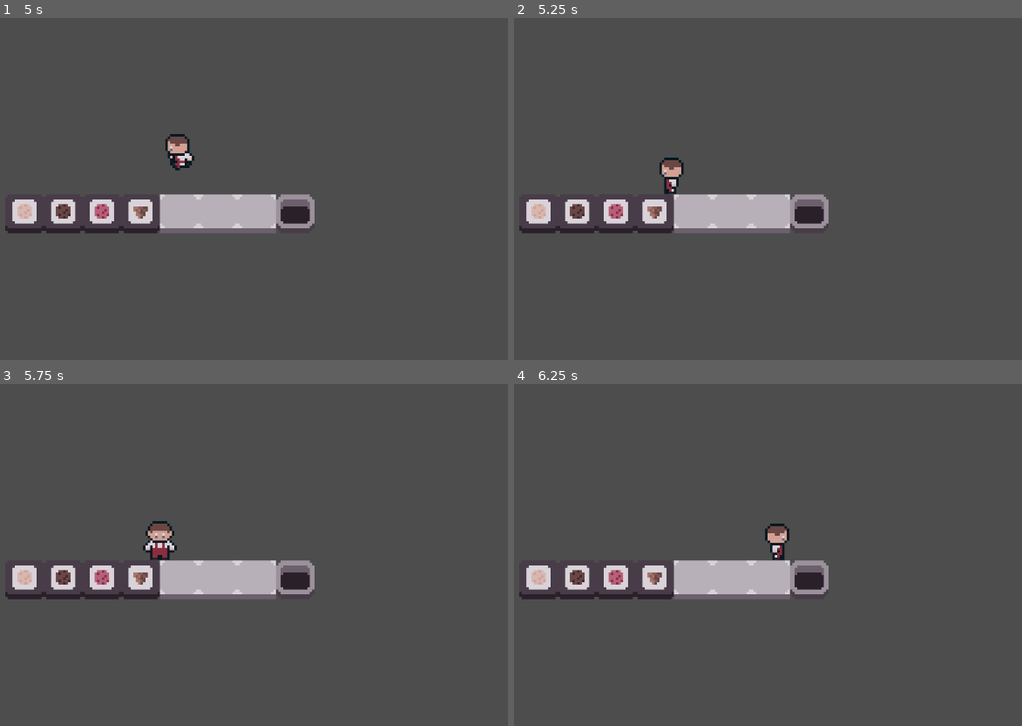
Above: before the commit, frames 1-4 (two rows, left to right).
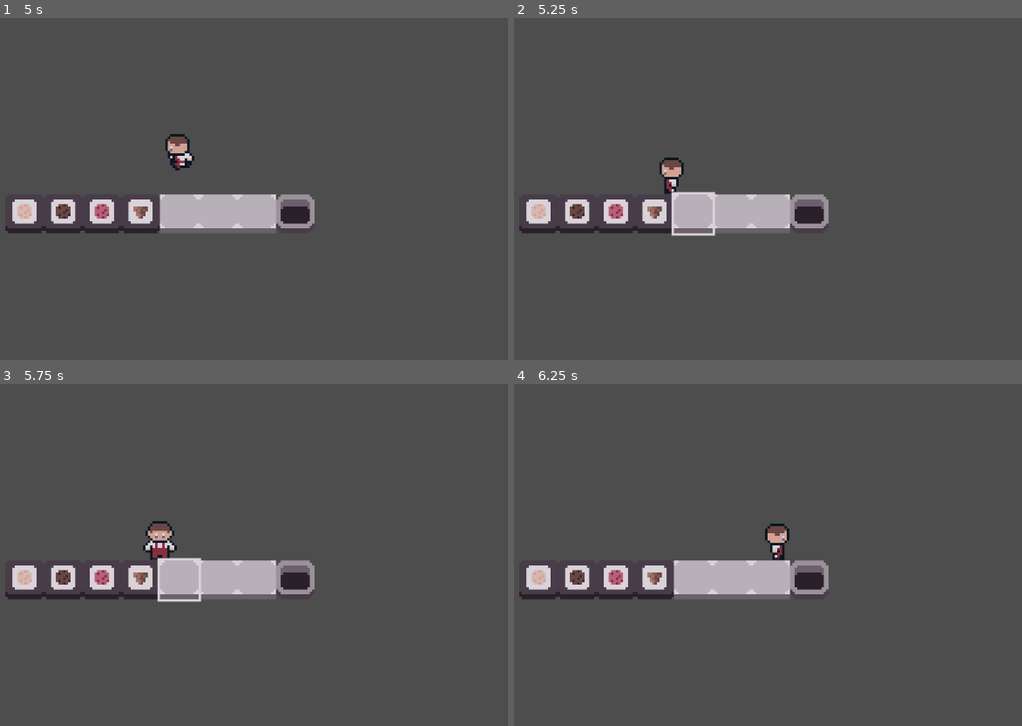
Above: after the commit, the same moments.

Repository: ToBinio/ice-truck
Game: Godot game, scene res://main.tscn
Two runs of this game, one before a commit and one after it. Both use one fixed random seed, a clock stepped at 60 frames per second and the inputs below.
Inputs:
- Up to frame 1 (5 s): tap Enter at 0.5 s; hold Right (right) 0.53-1.28 s; hold E (interact) 0.53-1.28 s; hold Down (down) 1.28-2.03 s; tap E (interact) at 1.35, 2.85, 4.35 s; hold Right (right) 2.03-2.78 s; hold E (interact) 2.03-2.78 s; hold Up (up) 2.78-3.53 s; tap Space at 3.5 s; hold E (interact) 3.53-4.28 s; hold Left (left) from 3.53 s (still down)
- Up to frame 2 (5.25 s): release Left (left) at 5.03 s; hold Down (down) from 5.03 s (still down); hold E (interact) from 5.03 s (still down)
- Up to frame 3 (5.75 s): keep holding Down (down); keep holding E (interact)
- Up to frame 4 (6.25 s): release Down (down) at 5.78 s; release E (interact) at 5.78 s; hold Right (right) from 5.78 s (still down); tap E (interact) at 5.85 s

Frame 1 is identical in both runs. In frame 2, 0.3% of the frame differs, in the area x 30-40%, y 50-64%; in frame 3, 0.3%; in frame 4, nothing differs.

Commit message:
highlight things

Diff:
--- a/Interactables/Interactable.tscn
+++ b/Interactables/Interactable.tscn
@@ -12,6 +12,7 @@
 script = ExtResource("1_nuwr0")
 
 [node name="Sprite2D" type="Sprite2D" parent="."]
+unique_name_in_owner = true
 texture = SubResource("PlaceholderTexture2D_nuwr0")
 
 [node name="CollisionShape2D" type="CollisionShape2D" parent="."]
--- a/Interactables/Spawner/Spawner.tscn
+++ b/Interactables/Spawner/Spawner.tscn
@@ -1,16 +1,31 @@
-[gd_scene load_steps=4 format=3 uid="uid://cpyehnysyejpv"]
+[gd_scene load_steps=7 format=3 uid="uid://cpyehnysyejpv"]
 
 [ext_resource type="PackedScene" uid="uid://ck4hakxpc68dk" path="res://Interactables/Interactable.tscn" id="1_7guo8"]
 [ext_resource type="Script" uid="uid://dk7x2y0fbumee" path="res://Interactables/Spawner/spawner.gd" id="2_d22e4"]
 [ext_resource type="Texture2D" uid="uid://r54l8puixg7m" path="res://Interactables/Spawner/spawner.png" id="3_7aaii"]
 
+[sub_resource type="AtlasTexture" id="AtlasTexture_7aaii"]
+atlas = ExtResource("3_7aaii")
+region = Rect2(0, 0, 18, 0)
+
+[sub_resource type="AtlasTexture" id="AtlasTexture_emw8u"]
+atlas = ExtResource("3_7aaii")
+region = Rect2(18, 0, 18, 0)
+
+[sub_resource type="AtlasTexture" id="AtlasTexture_4v330"]
+atlas = ExtResource("3_7aaii")
+region = Rect2(0, 0, 18, 0)
+
 [node name="Interactable" instance=ExtResource("1_7guo8")]
 script = ExtResource("2_d22e4")
 ingredient = null
+texture = SubResource("AtlasTexture_7aaii")
+highlight_texture = SubResource("AtlasTexture_emw8u")
 
 [node name="Sprite2D" parent="." index="0"]
-texture = ExtResource("3_7aaii")
+texture = SubResource("AtlasTexture_4v330")
 
 [node name="Ingredient" type="Sprite2D" parent="." index="2"]
 unique_name_in_owner = true
+y_sort_enabled = true
 position = Vector2(0, -1)
--- a/Interactables/Spawner/spawner.gd
+++ b/Interactables/Spawner/spawner.gd
@@ -12,3 +12,6 @@
 
 	var item = ItemResource.from_ingredient(ingredient)
 	player.item = item
+
+func can_interact(player: Player) -> bool:
+	return player.item == null;
--- a/Interactables/Table/Table.tscn
+++ b/Interactables/Table/Table.tscn
@@ -1,17 +1,27 @@
-[gd_scene load_steps=5 format=3 uid="uid://cjpqguam1rh2i"]
+[gd_scene load_steps=7 format=3 uid="uid://cjpqguam1rh2i"]
 
 [ext_resource type="Script" uid="uid://bqpiq8ajqdrhi" path="res://Interactables/Table/table.gd" id="1_0lgxk"]
 [ext_resource type="PackedScene" uid="uid://ck4hakxpc68dk" path="res://Interactables/Interactable.tscn" id="1_4461c"]
 [ext_resource type="PackedScene" uid="uid://bgem4m2tr8uk0" path="res://Items/Holdable/ItemHoldable.tscn" id="3_mx5ah"]
 [ext_resource type="Texture2D" uid="uid://ca5t015nrq6l0" path="res://Interactables/Table/table.png" id="4_yb6yu"]
 
+[sub_resource type="AtlasTexture" id="AtlasTexture_yb6yu"]
+atlas = ExtResource("4_yb6yu")
+region = Rect2(0, 0, 18, 0)
+
+[sub_resource type="AtlasTexture" id="AtlasTexture_fuq1b"]
+atlas = ExtResource("4_yb6yu")
+region = Rect2(18, 0, 18, 0)
+
 [node name="Interactable" instance=ExtResource("1_4461c")]
 script = ExtResource("1_0lgxk")
 item = null
+texture = SubResource("AtlasTexture_yb6yu")
+highlight_texture = SubResource("AtlasTexture_fuq1b")
 
 [node name="ItemHoldable" parent="." index="0" instance=ExtResource("3_mx5ah")]
 unique_name_in_owner = true
 position = Vector2(0, -1)
 
 [node name="Sprite2D" parent="." index="1"]
-texture = ExtResource("4_yb6yu")
+texture = SubResource("AtlasTexture_yb6yu")
--- a/Interactables/Table/table.gd
+++ b/Interactables/Table/table.gd
@@ -26,3 +26,12 @@
 		var combination = ItemResource.combine(item, player.item)
 		item = combination
 		player.item = null
+
+func can_interact(player: Player) -> bool:
+	if not item and not player.item:
+		return false
+
+	if item and player.item:
+		return ItemResource.can_combine(item, player.item);
+
+	return true
--- a/Interactables/Trash/Trash.tscn
+++ b/Interactables/Trash/Trash.tscn
@@ -1,11 +1,25 @@
-[gd_scene load_steps=4 format=3 uid="uid://dtjflmog6ee8h"]
+[gd_scene load_steps=7 format=3 uid="uid://dtjflmog6ee8h"]
 
 [ext_resource type="PackedScene" uid="uid://ck4hakxpc68dk" path="res://Interactables/Interactable.tscn" id="1_da31b"]
 [ext_resource type="Script" uid="uid://dounxss4hss5f" path="res://Interactables/Trash/trash.gd" id="2_gh8ng"]
 [ext_resource type="Texture2D" uid="uid://bixkwd5mv01v6" path="res://Interactables/Trash/trash.png" id="3_jxmfd"]
 
+[sub_resource type="AtlasTexture" id="AtlasTexture_jxmfd"]
+atlas = ExtResource("3_jxmfd")
+region = Rect2(0, 0, 18, 0)
+
+[sub_resource type="AtlasTexture" id="AtlasTexture_3pha2"]
+atlas = ExtResource("3_jxmfd")
+region = Rect2(18, 0, 18, 0)
+
+[sub_resource type="AtlasTexture" id="AtlasTexture_4ila1"]
+atlas = ExtResource("3_jxmfd")
+region = Rect2(0, 0, 18, 0)
+
 [node name="Interactable" instance=ExtResource("1_da31b")]
 script = ExtResource("2_gh8ng")
+texture = SubResource("AtlasTexture_jxmfd")
+highlight_texture = SubResource("AtlasTexture_3pha2")
 
 [node name="Sprite2D" parent="." index="0"]
-texture = ExtResource("3_jxmfd")
+texture = SubResource("AtlasTexture_4ila1")
--- a/Interactables/Trash/trash.gd
+++ b/Interactables/Trash/trash.gd
@@ -2,3 +2,6 @@
 
 func interact(player: Player):
 	player.item = null
+
+func can_interact(player: Player) -> bool:
+	return player.item != null;
--- a/Interactables/interactable.gd
+++ b/Interactables/interactable.gd
@@ -1,5 +1,29 @@
 extends Node
 class_name Interactable
 
+@export var texture: Texture2D
+@export var highlight_texture: Texture2D
+
+@onready var sprite_2d: Sprite2D = %Sprite2D
+
+var _can_interact = false
+
+func _process(_delta: float) -> void:
+	if _can_interact:
+		sprite_2d.texture = highlight_texture
+		sprite_2d.z_index = 0
+	else:
+		sprite_2d.texture = texture
+		sprite_2d.z_index = -1
+
+	_can_interact = false
+
 func interact(_player: Player):
 	printerr("Interact funktion not overwritten!")
+
+func try_interact(player: Player):
+	_can_interact = can_interact(player)
+
+func can_interact(_player: Player) -> bool:
+	printerr("can_interact funktion not overwritten!")
+	return false
--- a/player/player.gd
+++ b/player/player.gd
@@ -32,6 +32,11 @@
 	var item_distance = item_holdable.position.length()
 	item_holdable.position = _facing_direction * item_distance
 
+	var collider = ray_cast.get_collider()
+
+	if collider and collider is Interactable:
+		collider.try_interact(self)
+
 func _input(event: InputEvent) -> void:
 	if event.is_action_pressed("interact"):
 		var collider = ray_cast.get_collider()
Binary file changed: Interactables/Spawner/spawner.aseprite
Binary file changed: Interactables/Spawner/spawner.png
Binary file changed: Interactables/Table/table.ase
Binary file changed: Interactables/Table/table.png
Binary file changed: Interactables/Trash/trash.aseprite
Binary file changed: Interactables/Trash/trash.png
